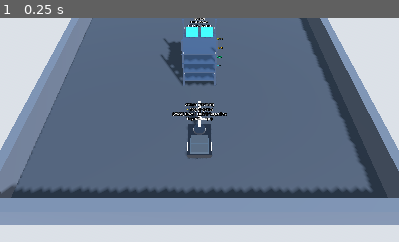
Above: before the commit, frame 1.
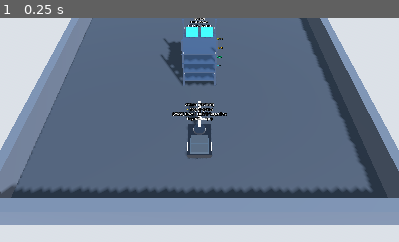
Above: after the commit, the same moment.

Repository: QuangManhAI/RL_port_scheduling_container
Game: Godot game, scene res://scenes/training/training_rack_docking.tscn
Two runs of this game, one before a commit and one after it. Both use one fixed random seed, a clock stepped at 60 frames per second and the inputs below. This scene is started directly instead of the project's main scene.
Inputs:
- Up to frame 1 (0.25 s): no input
The pictures show only the part of the screen within x 25-75%, y 37-87%; the shares and areas given below are measured in that part.

The runs differ from the first frame. In frame 1, less than 0.1% of the frame differs, in the area x 47-54%, y 37-41%.

Commit message:
feat(arch): decouple dual clocks (200Hz physics, 60Hz action) and centralize config.yaml

Diff:
--- a/godot/scripts/training/rack_docking_env.gd
+++ b/godot/scripts/training/rack_docking_env.gd
@@ -22,6 +22,10 @@
 	{"tier": 4, "side": "R", "side_val": 1.0, "offset": Vector3(0.36, 2.23, -0.60)},
 ]
 
+const NeuralPolicyScript = preload("res://scripts/ai/neural_policy.gd")
+@export var native_ai_mode: bool = false
+@export var policy_json_path: String = "res://models/ppo_r1_policy.json"
+
 var boxes: Array[ToteBox] = []
 var target_box_idx: int = 0
 var target_tier: int = 1
@@ -32,6 +36,11 @@
 var rack_toppled: bool = false
 var wall_collided: bool = false
 
+var native_policy: RefCounted = null
+var _native_reset_timer: float = 0.0
+var _native_action_accum: float = 0.0
+var _current_native_act: Array = [0.0, 0.0, 0.0]
+
 var _mat_normal: StandardMaterial3D
 var _mat_highlight: StandardMaterial3D
 
@@ -40,6 +49,50 @@
 	_setup_materials()
 	_init_boxes()
 	super._ready()
+
+	# Check for command line flags for native execution
+	var args = OS.get_cmdline_user_args()
+	if args.is_empty(): args = OS.get_cmdline_args()
+	for a in args:
+		if a == "--native-ai" or a == "--native":
+			native_ai_mode = true
+
+	if native_ai_mode:
+		_init_native_ai()
+
+func _init_native_ai() -> void:
+	native_policy = NeuralPolicyScript.new()
+	if native_policy.load_from_json(policy_json_path):
+		print("[RackDockingEnv] Zero-Latency Native Dual-Clock In-Engine AI ACTIVATED!")
+		Engine.physics_ticks_per_second = physics_hz
+		print("  - Simulation Clock (Physics): %d Hz (Continuous high precision)" % physics_hz)
+		print("  - Action Decision Clock:      %d Hz (True step pacing)" % action_hz)
+		get_tree().paused = false
+		_on_arena_reset(0, 0.0)
+
+func _physics_process(delta: float) -> void:
+	if not native_ai_mode or not native_policy:
+		return
+
+	if docking_success or rack_toppled or wall_collided or step_count >= max_episode_steps:
+		_native_reset_timer += delta
+		if _native_reset_timer > 1.2:
+			_native_reset_timer = 0.0
+			_on_arena_reset(0, 0.0)
+		return
+
+	# Dual-clock accumulator: query neural policy at action_hz (60 Hz)
+	_native_action_accum += delta
+	var action_dt = 1.0 / float(max(1, action_hz))
+	if _native_action_accum >= action_dt:
+		_native_action_accum -= action_dt
+		step_count += 1
+		var obs = _compute_observation()
+		_current_native_act = native_policy.predict(obs)
+
+	# Apply action at 200 Hz simulation physics
+	_apply_action(_current_native_act)
+	_compute_reward(_current_native_act)
 
 func _setup_materials() -> void:
 	_mat_normal = StandardMaterial3D.new()
--- a/godot/scripts/training/training_env_base.gd
+++ b/godot/scripts/training/training_env_base.gd
@@ -8,7 +8,9 @@
 
 signal episode_ended(terminated: bool, truncated: bool)
 
-@export var ticks_per_step: int = 4
+@export var physics_hz: int = 200  ## Simulation clock: 200 FPS high-fidelity physics
+@export var action_hz: int = 60    ## Action decision clock: 60 FPS
+@export var ticks_per_step: int = 4 ## Legacy fallback ticks parameter
 @export var max_episode_steps: int = 600
 @export var default_port: int = 11000
 
@@ -19,6 +21,7 @@
 var current_difficulty: float = 0.0
 var is_client_connected: bool = false
 var _is_processing_step: bool = false
+var _action_tick_accumulator: float = 0.0
 
 @onready var amr: AmrRobot = get_node_or_null("AMR_Robot")
 
@@ -27,6 +30,7 @@
 	process_mode = Node.PROCESS_MODE_ALWAYS
 
 	_parse_cmdline_args()
+	Engine.physics_ticks_per_second = physics_hz
 	_start_tcp_server()
 
 	# Pause scene physics initially until Python connects and issues reset()
@@ -40,6 +44,10 @@
 	for arg in args:
 		if arg.begins_with("--port="):
 			active_port = int(arg.replace("--port=", ""))
+		elif arg.begins_with("--physics_hz="):
+			physics_hz = int(arg.replace("--physics_hz=", ""))
+		elif arg.begins_with("--action_hz="):
+			action_hz = int(arg.replace("--action_hz=", ""))
 		elif arg.begins_with("--ticks="):
 			ticks_per_step = int(arg.replace("--ticks=", ""))
 		elif arg.begins_with("--max_steps="):
@@ -120,6 +128,7 @@
 			var seed_val: int = int(msg.get("seed", 0))
 			current_difficulty = float(msg.get("difficulty", 0.0))
 			step_count = 0
+			_action_tick_accumulator = 0.0
 
 			# Execute reset
 			_on_arena_reset(seed_val, current_difficulty)
@@ -146,9 +155,17 @@
 			# 1. Apply action
 			_apply_action(action)
 
-			# 2. Advance physics for exactly ticks_per_step frames
+			# 2. Advance physics for simulated action interval (physics_hz / action_hz ticks)
+			# At 200 Hz physics and 60 Hz action, this averages 3.3333 ticks per step.
+			# Fractional accumulator guarantees exact 200 physics ticks per 60 action steps (zero drift).
+			_action_tick_accumulator += float(physics_hz) / float(max(1, action_hz))
+			var ticks_to_advance: int = int(_action_tick_accumulator)
+			_action_tick_accumulator -= float(ticks_to_advance)
+			if ticks_to_advance < 1:
+				ticks_to_advance = 1
+
 			get_tree().paused = false
-			for i in range(ticks_per_step):
+			for i in range(ticks_to_advance):
 				await get_tree().physics_frame
 			get_tree().paused = true
 
Not shown, changed: configs/config.yaml
Not shown, changed: src/envs/godot_env_bridge.py
Not shown, changed: src/envs/godot_gym_env.py
Not shown, changed: src/envs/rack_docking_gym_env.py
Not shown, changed: src/training/view_policy.py
Not shown, added: src/utils/config_loader.py
